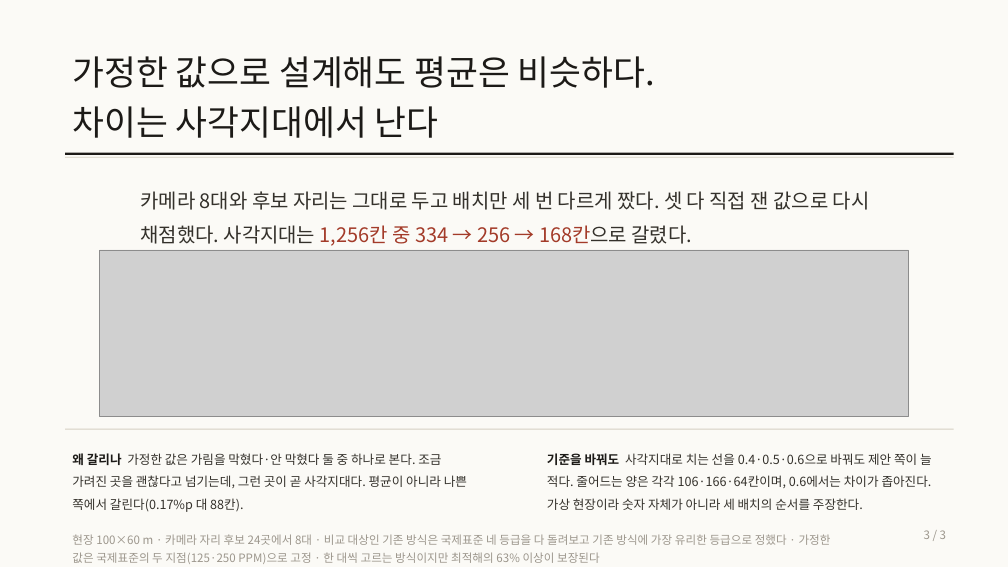
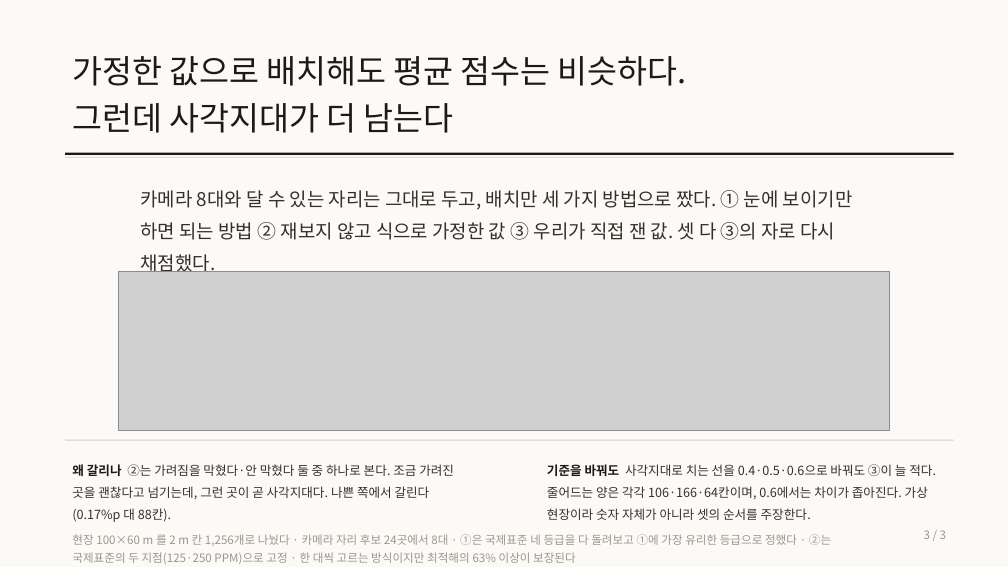
Before and after one commit to pobi04010203/BIGB, a slide deck: slide 3 of outputs/주제설명_3장.pptx. Drawn at 1008x567 pixels with LibreOffice and Linux fonts; fonts in the diff are those of the drawing; grey boxes stand for pictures. Boxes give left, top, right and bottom in pixels: in the first picture for what was removed or moved away, otherwise in the second. Text is boxed around its words. In the diff, an @@ line names an element or a change of style, - is before the commit and + after.

```diff
--- a/outputs/주제설명_3장.pptx
+++ b/outputs/주제설명_3장.pptx
@@ text at [72, 56, 687, 133]: text changed; size 33 to 31 pt @@
-가정한 값으로 설계해도 평균은 비슷하다.
-차이는 사각지대에서 난다
+가정한 값으로 배치해도 평균 점수는 비슷하다.
+그런데 사각지대가 더 남는다
@@ text at [140, 190, 853, 272]: text changed; size 19 to 18 pt @@
-카메라 8대와 후보 자리는 그대로 두고 배치만 세 번 다르게 짰다. 셋 다 직접 잰 값으로 다시 채점했다. 사각지대는 1,256칸 중 334 → 256 → 168칸으로 갈렸다.
+카메라 8대와 달 수 있는 자리는 그대로 두고, 배치만 세 가지 방법으로 짰다. ① 눈에 보이기만 하면 되는 방법 ② 재보지 않고 식으로 가정한 값 ③ 우리가 직접 잰 값. 셋 다 ③의 자로 다시 채점했다.
@@ picture: place and size @@
-picture at [100, 250, 909, 417]
+picture at [119, 271, 890, 430]
@@ rectangle: place and size @@
-rectangle at [65, 429, 954, 430]
+rectangle at [65, 440, 954, 441]
@@ text at [72, 464, 454, 522]: text changed @@
-왜 갈리나 가정한 값은 가림을 막혔다·안 막혔다 둘 중 하나로 본다. 조금 가려진 곳을 괜찮다고 넘기는데, 그런 곳이 곧 사각지대다. 평균이 아니라 나쁜 쪽에서 갈린다(0.17%p 대 88칸).
+왜 갈리나 ②는 가려짐을 막혔다·안 막혔다 둘 중 하나로 본다. 조금 가려진 곳을 괜찮다고 넘기는데, 그런 곳이 곧 사각지대다. 나쁜 쪽에서 갈린다(0.17%p 대 88칸).
@@ text at [547, 464, 936, 520]: text changed @@
-기준을 바꿔도 사각지대로 치는 선을 0.4·0.5·0.6으로 바꿔도 제안 쪽이 늘 적다. 줄어드는 양은 각각 106·166·64칸이며, 0.6에서는 차이가 좁아진다. 가상 현장이라 숫자 자체가 아니라 세 배치의 순서를 주장한다.
+기준을 바꿔도 사각지대로 치는 선을 0.4·0.5·0.6으로 바꿔도 ③이 늘 적다. 줄어드는 양은 각각 106·166·64칸이며, 0.6에서는 차이가 좁아진다. 가상 현장이라 숫자 자체가 아니라 셋의 순서를 주장한다.
@@ text at [72, 534, 831, 564]: text changed @@
-현장 100×60 m · 카메라 자리 후보 24곳에서 8대 · 비교 대상인 기존 방식은 국제표준 네 등급을 다 돌려보고 기존 방식에 가장 유리한 등급으로 정했다 · 가정한 값은 국제표준의 두 지점(125·250 PPM)으로 고정 · 한 대씩 고르는 방식이지만 최적해의 63% 이상이 보장된다
+현장 100×60 m 를 2 m 칸 1,256개로 나눴다 · 카메라 자리 후보 24곳에서 8대 · ①은 국제표준 네 등급을 다 돌려보고 ①에 가장 유리한 등급으로 정했다 · ②는 국제표준의 두 지점(125·250 PPM)으로 고정 · 한 대씩 고르는 방식이지만 최적해의 63% 이상이 보장된다
```
Also in this commit, not shown: 1 other slide changed, 1 other file.
